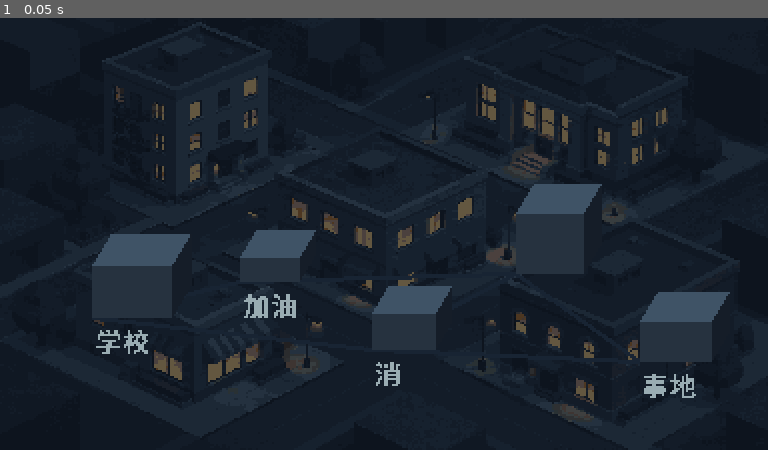
Above: before the commit, frame 1.
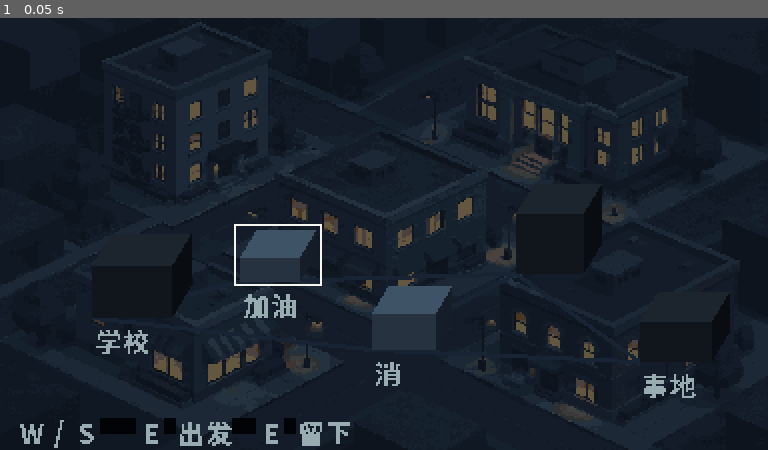
Above: after the commit, the same moment.

Repository: 42131-ship/residual-signal
Game: Godot game, scene res://game/scenes/travel_map.tscn
The game is run twice, just before and just after one commit, with the same random seed, the same clock (stepped at 60 frames per second) and the same inputs. This scene is started directly instead of the project's main scene.
Inputs:
- Up to frame 1 (0.05 s): no input

The runs differ from the first frame. In frame 1, 6.6% of the frame differs, in the area x 2-96%, y 38-100%.

Commit message:
feat(map): 出口直接打开旅行图选楼（先 3 再 1 合并）
- 走廊出口不再弹列表，改为实例化 travel_map.tscn 到 CanvasLayer(45)
- 地图分两套集合：selectable_ids（可去，光标只走这些）与 neighbor_ids（相邻全部，含灰显）
  燃料不够的楼仍画出来——玩家能看见『那里有医院但去不了』
- chosen -> _depart_to：再校验 can_travel -> 结算 -> 换楼 -> 扣燃料 -> 回入口
- cancelled -> 关图、解锁移动、不结算；地图 interactive=false，按键由走廊统一转发
- 修两个真实 bug：① _map.interactive 未声明导致 setup 未执行 + 门禁死循环；
  ② GDScript lambda 按值捕获，断言改用字典承接
- travel_map 门禁扩展：可选集顺序、光标绕回、灰显邻居、chosen/cancelled 信号
- corridor_exit 改为地图流程；全量 22 条门禁全绿

Diff:
--- a/game/scenes/corridor.gd
+++ b/game/scenes/corridor.gd
@@ -101,13 +101,12 @@
 var _at_exit := false
 ## 走到这个 x 就算站在出口（尽头墙在 576，玩家被夹在 ~600）。
 const EXIT_HINT_X := 596.0
-## 出口选楼：当前在哪栋、手上多少燃料、面板状态。
+## 出口选楼：打开旅行图，图上只列相邻且可达的楼。
 var _current_building := "school"
 var _fuel := 0
-var _exit_choice_open := false
-var _exit_choice_index := 0
-var _exit_choices: Array[Dictionary] = []
-var _exit_choice_root: Node2D
+var _map_open := false
+var _map_layer: CanvasLayer
+var _map: Node2D
 ## 会成瘾的消耗品（吃污染食物中毒之外再加一层成瘾）。
 const ADDICTIVE_ITEMS := ["painkillers", "sleeping_pills"]
 ## 面板当前内容（测试与调试用，不参与渲染）。
@@ -170,7 +169,7 @@
 	_build_hud()
 	_build_search_ui($HUD)
 	_build_status_fx()
-	_build_exit_choice_ui($HUD)
+	_build_travel_map_layer()
 	_build_inventory_ui()
 	_build_door_prompt()
 	_build_attack_visual()
@@ -1403,19 +1402,20 @@
 
 
 ## 主角动作：受击优先 → 走动播 walk → 静止播 idle。帧由精灵表按 fps 推进。
-## 离场：先让玩家选去哪一栋（读 TravelService 的邻接与门槛），选完再结算翻页。
-## 场景切换还没做，所以选完是把「当前楼」换掉 + 回入口，结算面板上说明这一点。
+## 离场：打开旅行图，只列相邻且可达的楼；选完才结算翻页。
+## 场景切换还没做，所以选完是把「当前楼」换掉 + 回入口，结算面板上写明这一点。
 func _leave_building() -> void:
 	if _day == null or _travel == null:
 		return
-	_open_exit_choices()
-
-
-func _build_exit_choice_ui(parent: Node) -> void:
-	_exit_choice_root = Node2D.new()
-	_exit_choice_root.name = "ExitChoice"
-	_exit_choice_root.visible = false
-	parent.add_child(_exit_choice_root)
+	_open_travel_map()
+
+
+func _build_travel_map_layer() -> void:
+	_map_layer = CanvasLayer.new()
+	_map_layer.name = "TravelMapLayer"
+	_map_layer.layer = 45
+	_map_layer.visible = false
+	add_child(_map_layer)
 
 
 func _reason_text(reason: String) -> String:
@@ -1432,86 +1432,52 @@
 			return "走不了"
 
 
-func _open_exit_choices() -> void:
-	_exit_choices.clear()
-	for id: String in _travel.neighbors(_current_building):
-		var route := _travel.route(_current_building, id)
-		var verdict := _travel.can_travel(_current_building, id, {"fuel": _fuel, "actions_left": 1, "hour": 12})
-		_exit_choices.append({
-			"id": id,
-			"label": _travel.label_of(id),
-			"ok": bool(verdict.get("ok", false)),
-			"reason": str(verdict.get("reason", "")),
-			"fuel": int(route.get("fuel", 0)),
-			"risk": int(route.get("risk", 0)),
-		})
-	if _exit_choices.is_empty():
-		_toast_combat("这里没有可走的路。")
-		return
-	_exit_choice_index = 0
-	_exit_choice_open = true
+func _open_travel_map() -> void:
+	if _map_open:
+		return
+	var scene := load("res://game/scenes/travel_map.tscn") as PackedScene
+	if scene == null:
+		push_error("TRAVEL_MAP_SCENE_MISSING")
+		return
+	_map = scene.instantiate() as Node2D
+	_map.name = "TravelMap"
+	# 输入由走廊统一转发：地图自己不处理，避免两边抢键。
+	_map.interactive = false
+	_map_layer.add_child(_map)
+	_map.setup(_current_building, _fuel)
+	_map.chosen.connect(_on_map_chosen)
+	_map.cancelled.connect(_close_travel_map)
+	_map_layer.visible = true
+	_map_open = true
 	_player._movement_locked = true
-	_render_exit_choices()
-
-
-func _render_exit_choices() -> void:
-	if _exit_choice_root == null:
-		return
-	for child: Node in _exit_choice_root.get_children():
-		child.queue_free()
-	_exit_choice_root.visible = _exit_choice_open
-	if not _exit_choice_open:
-		return
-	var x := 8.0
-	var y := 40.0
-	var width := 368.0
-	var row_height := 22.0
-	var height := 44.0 + row_height * _exit_choices.size()
-	_add_rect_polygon(_exit_choice_root, "ChoiceBg", Vector2(x, y), Vector2(width, height), Color("#0b1119"))
-	_add_ui_frame(_exit_choice_root, Vector2(x, y), Vector2(width, height), Color("#635e57"))
-	PixelFont.draw(_exit_choice_root, "去哪一栋 · 燃料 %d" % _fuel, Vector2(x + 8, y + 6), Color("#f6f6f0"))
-	for index in range(_exit_choices.size()):
-		var choice: Dictionary = _exit_choices[index]
-		var row_y := y + 26.0 + index * row_height
-		if index == _exit_choice_index:
-			_add_rect_polygon(_exit_choice_root, "Sel%d" % index, Vector2(x + 4, row_y - 2), Vector2(width - 8, 20), Color("#354b60"))
-		var suffix := ""
-		if not bool(choice["ok"]):
-			suffix = "（%s）" % _reason_text(str(choice["reason"]))
-		var line := "%d %s · 燃料%d · 风险%d%s" % [
-			index + 1, str(choice["label"]), int(choice["fuel"]), int(choice["risk"]), suffix]
-		var tint := Color("#f6f6f0") if bool(choice["ok"]) else Color("#6b7c88")
-		PixelFont.draw(_exit_choice_root, line, Vector2(x + 10, row_y), tint)
-	PixelFont.draw(_exit_choice_root, "W/S 选择 · E 出发 · Esc 留下", Vector2(x + 8, y + height - 18), Color("#9fb2bd"))
-
-
-func _move_exit_choice(delta: int) -> void:
-	if not _exit_choice_open or _exit_choices.is_empty():
-		return
-	_exit_choice_index = wrapi(_exit_choice_index + delta, 0, _exit_choices.size())
-	_render_exit_choices()
-
-
-func _close_exit_choices() -> void:
-	_exit_choice_open = false
-	_exit_choices.clear()
+
+
+func _close_travel_map() -> void:
+	if not _map_open:
+		return
+	_map_open = false
+	_map_layer.visible = false
+	if _map != null and is_instance_valid(_map):
+		_map.queue_free()
+	_map = null
 	_player._movement_locked = false
-	if _exit_choice_root != null:
-		_exit_choice_root.visible = false
-		for child: Node in _exit_choice_root.get_children():
-			child.queue_free()
-
-
-func _confirm_exit_choice() -> void:
-	if not _exit_choice_open or _exit_choices.is_empty():
-		return
-	var choice: Dictionary = _exit_choices[_exit_choice_index]
-	if not bool(choice["ok"]):
-		_toast_combat("去不了：%s" % _reason_text(str(choice["reason"])))
-		return
-	var target := str(choice["id"])
-	var label := str(choice["label"])
-	var spent := int(choice["fuel"])
+	_refresh_hud_stats()
+
+
+func _on_map_chosen(target: String) -> void:
+	_depart_to(target)
+
+
+func _depart_to(target: String) -> void:
+	if _day == null or _travel == null:
+		return
+	var verdict := _travel.can_travel(_current_building, target, {"fuel": _fuel, "actions_left": 1, "hour": 12})
+	if not bool(verdict.get("ok", false)):
+		_toast_combat("去不了：%s" % _reason_text(str(verdict.get("reason", ""))))
+		return
+	var route := _travel.route(_current_building, target)
+	var label := _travel.label_of(target)
+	var spent := int(route.get("fuel", 0))
 	var result := _day.settle({
 		"extracted": true,
 		"supplies": _supplies,
@@ -1523,9 +1489,8 @@
 	_health = float(result["health"])
 	_fuel = maxi(0, _fuel - spent)
 	_current_building = target
-	_close_exit_choices()
+	_close_travel_map()
 	_at_exit = false
-	# 场景切换还没接：先回入口，把「明天在哪」写在结算面板上。
 	_player.global_position = Vector2(2 * TILE_SIZE, 8 * TILE_SIZE)
 	_player.velocity = Vector2.ZERO
 	var lines: Array = result["lines"]
@@ -1704,17 +1669,17 @@
 func _unhandled_input(event: InputEvent) -> void:
 	if not _inspection_ui_enabled:
 		return
-	# 出口选楼面板是模态的：先吃掉它的按键，别让下面搜索/门/攻击抢走。
-	if _exit_choice_open:
+	# 旅行图是模态的：按键由走廊统一转发给地图，别让下面搜索/门/攻击抢走。
+	if _map_open:
 		if event is InputEventKey and not event.is_echo() and event.is_pressed():
 			if event.is_action_pressed("menu_up"):
-				_move_exit_choice(-1)
+				_map.move(-1)
 			elif event.is_action_pressed("menu_down"):
-				_move_exit_choice(1)
+				_map.move(1)
 			elif event.is_action_pressed("menu_confirm"):
-				_confirm_exit_choice()
+				_map.confirm()
 			elif event.is_action_pressed("menu_back"):
-				_close_exit_choices()
+				_close_travel_map()
 			get_viewport().set_input_as_handled()
 		return
 	# 左键攻击：背包/检查面板打开时不响应。
--- a/game/scenes/travel_map.gd
+++ b/game/scenes/travel_map.gd
@@ -1,11 +1,14 @@
 extends Node2D
-## 旅行图原型：俯视 + 2.5D 立体块。
+## 旅行图：俯视 + 2.5D 立体块，可当走廊出口的选楼界面用。
 ##
 ## 为什么立体块是程序画的、不是生图画的：
-##   1) 生图在 384×216 上边缘密度 0.20，细节会埋掉节点标记；
+##   1) 生图在 384×216 上边缘密度 0.198，细节会埋掉节点标记；
 ##   2) 节点坐标必须可断言（门禁要查「五块都在视口内、连线与 TravelService 一致」）；
 ##   3) 2.5D 只需要三条规则就成立 —— 顶面最亮、正面中间、右侧最暗，且块按底边 y 排序。
-## 生图只当底纹（压暗 55%），几何一律程序画。
+## 生图只当底纹（压暗 60%），几何一律程序画。
+
+signal chosen(building_id: String)
+signal cancelled
 
 const VIEW := Vector2i(384, 216)
 const BG_PATH := "res://art/generated_candidates/maps/map_topdown.png"
@@ -17,6 +20,7 @@
 const SIDE_FACE := Color("#151d28")
 const ROAD := Color("#182433")
 const LABEL := Color("#9fb2bd")
+const CURSOR := Color("#f6f6f0")
 
 # 每栋楼的落点与体积（宽、进深、高）。坐标是设计值，门禁直接断言它们。
 const BLOCKS := {
@@ -27,9 +31,17 @@
 	"military_base": {"at": Vector2(320, 172), "size": Vector2(36, 15), "height": 20},
 }
 
+var current_building := "school"
+## 作为走廊的叠加层时由走廊统一转发按键，地图自己不处理输入（避免两边抢键）。
+var interactive := true
 var _travel := TravelService.new()
 var _blocks: Dictionary = {}
 var _edges: Array[Dictionary] = []
+var _selectable: Array[String] = []
+var _neighbors: Array[String] = []
+var _selected := 0
+var _cursor: Node2D
+var _hint_root: Node2D
 
 
 func _ready() -> void:
@@ -40,6 +52,17 @@
 	_build_roads()
 	_build_blocks()
 	_build_labels()
+	_hint_root = _node("Hints")
+	_cursor = _node("Cursor")
+	PixelFont.draw(_hint_root, "W/S 选楼 · E 出发 · Esc 留下", Vector2(8, 200), LABEL)
+	setup(current_building)
+
+
+func _node(node_name: String) -> Node2D:
+	var node := Node2D.new()
+	node.name = node_name
+	add_child(node)
+	return node
 
 
 func _build_background() -> void:
@@ -77,10 +100,9 @@
 	for edge: Dictionary in _edges:
 		var from: Vector2 = (BLOCKS[str(edge["a"])] as Dictionary)["at"]
 		var to: Vector2 = (BLOCKS[str(edge["b"])] as Dictionary)["at"]
-		var mid := (from + to) * 0.5
 		var road := Line2D.new()
 		road.name = "Road_%s_%s" % [str(edge["a"]), str(edge["b"])]
-		road.points = PackedVector2Array([from, mid, to])
+		road.points = PackedVector2Array([from, (from + to) * 0.5, to])
 		road.width = 2.0
 		road.default_color = ROAD
 		add_child(road)
@@ -100,7 +122,6 @@
 		node.position = at
 		add_child(node)
 
-		# 正面
 		var front := Polygon2D.new()
 		front.name = "Front"
 		front.polygon = PackedVector2Array([
@@ -108,7 +129,6 @@
 		])
 		front.color = FRONT_FACE
 		node.add_child(front)
-		# 顶面（向右上错开的平行四边形，给出“从斜上方看”的错觉）
 		var top := Polygon2D.new()
 		top.name = "Top"
 		top.polygon = PackedVector2Array([
@@ -118,7 +138,6 @@
 		])
 		top.color = TOP_FACE
 		node.add_child(top)
-		# 右侧面
 		var side := Polygon2D.new()
 		side.name = "Side"
 		side.polygon = PackedVector2Array([
@@ -134,8 +153,124 @@
 	for id: String in BLOCKS:
 		var spec: Dictionary = BLOCKS[id]
 		var at: Vector2 = spec["at"]
-		var label := _travel.label_of(id)
-		PixelFont.draw(self, label, Vector2(at.x, at.y + 4), LABEL)
+		PixelFont.draw(self, _travel.label_of(id), Vector2(at.x, at.y + 4), LABEL)
+
+
+## 走廊把「现在在哪栋、还有多少燃料」告诉地图；地图自己算可去哪几栋。
+## 相邻但不可达的楼仍然画出来（灰着），玩家能看见"那里有医院，但没燃料去"。
+func setup(from: String, fuel := 0) -> void:
+	current_building = from if BLOCKS.has(from) else "school"
+	_neighbors.clear()
+	_selectable.clear()
+	for id: String in _travel.neighbors(current_building):
+		if not BLOCKS.has(id):
+			continue
+		_neighbors.append(id)
+		var verdict := _travel.can_travel(current_building, id, {"fuel": fuel, "actions_left": 1, "hour": 12})
+		if bool(verdict.get("ok", false)):
+			_selectable.append(id)
+	var by_depth := func(a, b):
+		var ay: float = float(BLOCKS[a]["at"].y)
+		var by: float = float(BLOCKS[b]["at"].y)
+		if is_equal_approx(ay, by):
+			return float(BLOCKS[a]["at"].x) < float(BLOCKS[b]["at"].x)
+		return ay < by
+	_neighbors.sort_custom(by_depth)
+	_selectable.sort_custom(by_depth)
+	_selected = clampi(_selected, 0, maxi(0, _selectable.size() - 1))
+	_refresh_reachability()
+	_refresh_cursor()
+
+
+func _refresh_reachability() -> void:
+	for id: String in _blocks:
+		var node: Node2D = (_blocks[id] as Dictionary)["node"]
+		var factor := 1.0 if id in _selectable else 0.45
+		for face_name: String in ["Top", "Front", "Side"]:
+			var face := node.get_node_or_null(face_name) as Polygon2D
+			if face == null:
+				continue
+			var base: Color = {"Top": TOP_FACE, "Front": FRONT_FACE, "Side": SIDE_FACE}[face_name]
+			face.color = Color(base.r * factor, base.g * factor, base.b * factor)
+
+
+func _refresh_cursor() -> void:
+	if _cursor == null:
+		return
+	for child: Node in _cursor.get_children():
+		child.queue_free()
+	if _selectable.is_empty():
+		return
+	var spec: Dictionary = BLOCKS[selected_id()]
+	var at: Vector2 = spec["at"]
+	var size: Vector2 = spec["size"]
+	var height: float = spec["height"]
+	# 选中框：把「正面 + 顶面」的外轮廓描一圈，比只框正面更容易看出前后关系。
+	var outline := Line2D.new()
+	outline.name = "Bracket"
+	outline.points = PackedVector2Array([
+		Vector2(at.x - 2, at.y + 2),
+		Vector2(at.x + size.x + size.y * 0.6 + 2, at.y + 2),
+		Vector2(at.x + size.x + size.y * 0.6 + 2, at.y - height - size.y - 2),
+		Vector2(at.x - 2, at.y - height - size.y - 2),
+		Vector2(at.x - 2, at.y + 2),
+	])
+	outline.width = 1.0
+	outline.default_color = CURSOR
+	_cursor.add_child(outline)
+
+
+func move(delta: int) -> void:
+	if _selectable.is_empty():
+		return
+	_selected = wrapi(_selected + delta, 0, _selectable.size())
+	_refresh_cursor()
+
+
+func selected_id() -> String:
+	if _selectable.is_empty():
+		return ""
+	return _selectable[_selected]
+
+
+func selectable_ids() -> Array[String]:
+	return _selectable.duplicate()
+
+
+## 相邻的全部楼（含灰着的），用于绘制与「你知道那里有东西」的信息量。
+func neighbor_ids() -> Array[String]:
+	return _neighbors.duplicate()
+
+
+func is_reachable(id: String) -> bool:
+	return id in _selectable
+
+
+func confirm() -> void:
+	var id := selected_id()
+	if id.is_empty():
+		return
+	chosen.emit(id)
+
+
+func cancel() -> void:
+	cancelled.emit()
+
+
+func _unhandled_input(event: InputEvent) -> void:
+	if not interactive:
+		return
+	if not event is InputEventKey or event.is_echo() or not event.is_pressed():
+		return
+	if event.is_action_pressed("menu_up"):
+		move(-1)
+	elif event.is_action_pressed("menu_down"):
+		move(1)
+	elif event.is_action_pressed("menu_confirm"):
+		confirm()
+	elif event.is_action_pressed("menu_back"):
+		cancel()
+	get_viewport().set_input_as_handled()
 
 
 func block_ids() -> Array[String]:
--- a/game/tests/corridor_exit.gd
+++ b/game/tests/corridor_exit.gd
@@ -1,7 +1,7 @@
 extends SceneTree
-## 出口门禁：走到尽头 → 选楼面板（按 TravelService 的门槛）→ 选一栋 → 结算翻页；
-## 以及「燃料不够」的选项必须被挡住且不结算。
-## 运行（要渲染，抓一张选楼面板）：
+## 出口门禁：走到尽头 → 打开旅行图 → 图上只列相邻可达的楼 → 选一栋 → 结算翻页；
+## 燃料不足的楼不出现在可选集里，直接调 _depart_to 也必须被挡住。
+## 运行（要渲染，抓一张旅行图）：
 ##   .tools/Godot_v4.7-stable_win64_console.exe --path . --fixed-fps 60 \
 ##     --script res://game/tests/corridor_exit.gd -- CORRIDOR-EXIT
 
@@ -36,79 +36,69 @@
 		return _finish()
 	_check(str(_corridor._current_building) == "school", "a run must start at school")
 
-	# ① 没到出口：没有提示，按 E 也不开面板
+	# ① 没到出口：不提示，也不开图
 	await _place(300.0, 128.0)
 	_check(not _corridor._at_exit, "mid-corridor must not count as the exit")
 	await _press(KEY_E)
-	_check(not _corridor._exit_choice_open, "pressing E away from the exit must not open the chooser")
+	_check(not _corridor._map_open, "pressing E away from the exit must not open the map")
 	_check(day.day == 0, "no settlement away from the exit")
 
-	# ② 走到尽头 → 按 E → 打开选楼面板，列出学校的邻居
+	# ② 走到尽头按 E → 打开旅行图，可选集 = 学校的邻居
 	await _place(600.0, 128.0)
 	_check(_corridor._at_exit, "the far end must arm the exit")
 	await _press(KEY_E)
-	_check(_corridor._exit_choice_open, "leaving must open the building chooser")
-	var choices: Array = _corridor._exit_choices
-	_check(choices.size() == 2, "school must offer 2 neighbours, got %d" % choices.size())
-	var ids: Array[String] = []
-	for choice: Dictionary in choices:
-		ids.append(str(choice["id"]))
-		_check(bool(choice["ok"]), "%s should be reachable on day 0" % str(choice["id"]))
-	_check("gas_station" in ids, "gas_station must be reachable from school")
-	await _capture("%s_choices" % _prefix)
+	_check(_corridor._map_open, "leaving must open the travel map")
+	var map: Node2D = _corridor._map
+	_check(map != null, "travel map instance missing")
+	if map == null:
+		return _finish()
+	var selectable: Array = map.selectable_ids()
+	_check(selectable.size() == 2, "school must offer 2 neighbours, got %d" % selectable.size())
+	_check("gas_station" in selectable, "gas_station must be selectable from school")
+	_check("hospital" not in selectable, "hospital must not be reachable from school")
+	await _capture("%s_map" % _prefix)
 
-	# ③ 上下移动 + 取消
-	_corridor._move_exit_choice(1)
-	_check(_corridor._exit_choice_index == 1, "down must move the cursor")
-	_corridor._move_exit_choice(-1)
-	_check(_corridor._exit_choice_index == 0, "up must move the cursor back")
+	# ③ W/S 遍历只走可选集，Esc 关闭不结算
+	var first_id: String = map.selected_id()
+	map.move(1)
+	_check(map.selected_id() != first_id, "moving the cursor must change the selection")
+	map.move(-1)
+	_check(map.selected_id() == first_id, "moving back must return to the first choice")
 	await _press(KEY_ESCAPE)
-	_check(not _corridor._exit_choice_open, "Esc must close the chooser without settling")
+	_check(not _corridor._map_open, "Esc must close the map")
 	_check(day.day == 0, "cancelling must not settle the day")
 
-	# ④ 选学校->加油站：结算翻页、换楼、回入口
+	# ④ 选学校 -> 加油站：确认后结算、换楼、回入口、面板打开
 	await _place(600.0, 128.0)
 	await _press(KEY_E)
-	var gas_index := -1
-	for index in range(_corridor._exit_choices.size()):
-		if str((_corridor._exit_choices[index] as Dictionary)["id"]) == "gas_station":
-			gas_index = index
-	_check(gas_index >= 0, "gas_station must be in the chooser")
-	if gas_index >= 0:
-		while _corridor._exit_choice_index != gas_index:
-			_corridor._move_exit_choice(1)
-		await _press(KEY_E)
-	_check(not _corridor._exit_choice_open, "confirming must close the chooser")
+	var guard := 0
+	while str(_corridor._map.selected_id()) != "gas_station" and guard < 8:
+		_corridor._map.move(1)
+		guard += 1
+	_check(str(_corridor._map.selected_id()) == "gas_station", "could not select gas_station on the map")
+	await _press(KEY_E)
+	_check(not _corridor._map_open, "confirming must close the map")
 	_check(day.day == 1, "one outing must advance to day 1, got %d" % day.day)
 	_check(day.sediment == 1, "an extracted day must add 1 sediment, got %d" % day.sediment)
 	_check(str(_corridor._current_building) == "gas_station", "the run must move to gas_station")
 	_check(_actor.position.x < 60.0, "the player must be back at the entrance, got %s" % str(_actor.position))
 	_check(_corridor._inspection_open, "settlement panel must open after the trip")
-	_check(str(_corridor._inspection_panel_root.get_meta("inspection_id", "")) == "exit",
-		"settlement panel must be tagged as the exit")
 	await _press(KEY_ESCAPE)
 
-	# ⑤ 燃料门槛：在加油站，医院要 1 燃料，手上 0 → 选项灰掉且不结算
+	# ⑤ 燃料门槛：在加油站、燃料 0 时医院不可选；硬调 _depart_to 也不结算
 	_corridor._fuel = 0
 	await _place(600.0, 128.0)
 	await _press(KEY_E)
-	_check(_corridor._exit_choice_open, "chooser must reopen at the new building")
-	var hospital_index := -1
-	for index in range(_corridor._exit_choices.size()):
-		var choice: Dictionary = _corridor._exit_choices[index]
-		if str(choice["id"]) == "hospital":
-			hospital_index = index
-			_check(not bool(choice["ok"]), "hospital must be blocked without fuel")
-			_check(str(choice["reason"]) == "not_enough_fuel", "wrong block reason: %s" % str(choice["reason"]))
-	if hospital_index >= 0:
-		while _corridor._exit_choice_index != hospital_index:
-			_corridor._move_exit_choice(1)
-		var before_day: int = day.day
-		await _press(KEY_E)
-		_check(day.day == before_day, "a blocked choice must not settle the day")
-		_check(_corridor._exit_choice_open, "a blocked choice must keep the chooser open")
-		_check(str(_corridor._combat_message).contains("燃料"), "blocked choice should explain why")
-	_corridor._close_exit_choices()
+	_check(_corridor._map_open, "the map must reopen at the new building")
+	_check("hospital" not in _corridor._map.selectable_ids(), "hospital must be blocked without fuel")
+	_check("hospital" in _corridor._map.neighbor_ids(), "hospital must still be drawn greyed out")
+	var before_day: int = day.day
+	_corridor._depart_to("hospital")
+	await process_frame
+	_check(day.day == before_day, "a blocked destination must not settle the day")
+	_check(str(_corridor._current_building) == "gas_station", "a blocked destination must not move the run")
+	_check(str(_corridor._combat_message).contains("燃料"), "blocked destination should explain why")
+	_corridor._close_travel_map()
 
 	_finish()
 
@@ -153,7 +143,7 @@
 
 func _finish() -> void:
 	if _failures.is_empty():
-		print("CORRIDOR_EXIT_OK chooser=2 picked=gas_station day=1 sediment=1 fuel_gate=blocked")
+		print("CORRIDOR_EXIT_OK map=open selectable=2 picked=gas_station day=1 sediment=1 fuel_gate=blocked")
 		quit(0)
 		return
 	print("CORRIDOR_EXIT_FAILED count=%d" % _failures.size())
--- a/game/tests/travel_map.gd
+++ b/game/tests/travel_map.gd
@@ -88,6 +88,37 @@
 	if art != null:
 		_check(art.texture != null and art.texture.get_size() == VIEW, "map art must be 384x216")
 
+	# ⑥ 选楼：学校只列两个邻居，顺序按远→近，光标会绕回
+	_map.setup("school", 0)
+	var pick_school: Array = _map.selectable_ids()
+	_check(pick_school.size() == 2, "school should allow 2 destinations, got %d" % pick_school.size())
+	_check(str(pick_school[0]) == "gas_station", "gas_station should come first (nearer on the map)")
+	_check(str(_map.selected_id()) == "gas_station", "cursor should start on the first destination")
+	_map.move(1)
+	_check(str(_map.selected_id()) == "fire_station", "moving should reach fire_station")
+	_map.move(1)
+	_check(str(_map.selected_id()) == "gas_station", "cursor must wrap around")
+
+	# ⑦ 燃料为 0：医院相邻但不可选，仍然画出来
+	_map.setup("gas_station", 0)
+	var neighbours: Array = _map.neighbor_ids()
+	var allowed: Array = _map.selectable_ids()
+	_check(neighbours.size() == 2, "gas_station has 2 neighbours, got %d" % neighbours.size())
+	_check("hospital" in neighbours, "hospital must still be drawn as a neighbour")
+	_check("hospital" not in allowed, "hospital must not be selectable without fuel")
+	_check(_map.is_reachable("school"), "school must stay reachable from gas_station")
+
+	# ⑧ 信号：确认发 chosen，取消发 cancelled（GDScript 闭包按值捕获，所以用字典承接）
+	var capture := {"chosen": "", "cancelled": false}
+	_map.chosen.connect(func(id: String) -> void: capture["chosen"] = id)
+	_map.cancelled.connect(func() -> void: capture["cancelled"] = true)
+	_map.setup("school", 0)
+	_map.confirm()
+	_check(str(capture["chosen"]) == "gas_station", "confirm must emit the selected id, got %s" % str(capture["chosen"]))
+	_map.cancel()
+	_check(bool(capture["cancelled"]), "cancel must emit cancelled")
+
+	_map.setup("school", 0)
 	await _capture("%s_topdown" % _prefix)
 	_finish()
 
--- a/pipeline.json
+++ b/pipeline.json
@@ -19,7 +19,8 @@
     {"name": "endings", "cmd": ".tools/Godot_v4.7-stable_win64_console.exe --headless --path . --script res://game/tests/endings.gd", "gate": "hard", "status": "ready", "note": "每模板 4 槽、未解锁不剧透、四结局判定与优先级"},
     {"name": "day-cycle", "cmd": ".tools/Godot_v4.7-stable_win64_console.exe --headless --path . --script res://game/tests/day_cycle.gd", "gate": "hard", "status": "ready", "note": "离场 +1 沉积 / 未离场 +2、体力恢复、30 天收束"},
     {"name": "corridor-exit", "cmd": ".tools/Godot_v4.7-stable_win64_console.exe --path . --fixed-fps 60 --script res://game/tests/corridor_exit.gd -- CORRIDOR-EXIT", "gate": "hard", "status": "ready", "note": "走到尽头按 E 离场，结算面板与翻页（需渲染，不能加 --headless）"},
-    {"name": "main-menu", "cmd": ".tools/Godot_v4.7-stable_win64_console.exe --path . --fixed-fps 60 --script res://game/tests/main_menu.gd -- MENU", "gate": "hard", "status": "ready", "note": "主界面三项 + 结局栏四槽遮罩 + 新游戏保留解锁档案（需渲染）"}
+    {"name": "main-menu", "cmd": ".tools/Godot_v4.7-stable_win64_console.exe --path . --fixed-fps 60 --script res://game/tests/main_menu.gd -- MENU", "gate": "hard", "status": "ready", "note": "主界面三项 + 结局栏四槽遮罩 + 新游戏保留解锁档案（需渲染）"},
+    {"name": "travel-map", "cmd": ".tools/Godot_v4.7-stable_win64_console.exe --path . --fixed-fps 60 --script res://game/tests/travel_map.gd -- MAP", "gate": "hard", "status": "ready", "note": "2.5D 立体块几何/明度/深度排序 + 连线=邻接 + 可选集与灰显"}
   ],
   "forbidden": [
     "把 style-drift 设成 gate: hard",
Binary file added: design/previews/CORRIDOR-EXIT_map.png
Binary file changed: design/previews/MAP_topdown.png
Not shown, changed: design/HANDOFF-STAGE2.md
